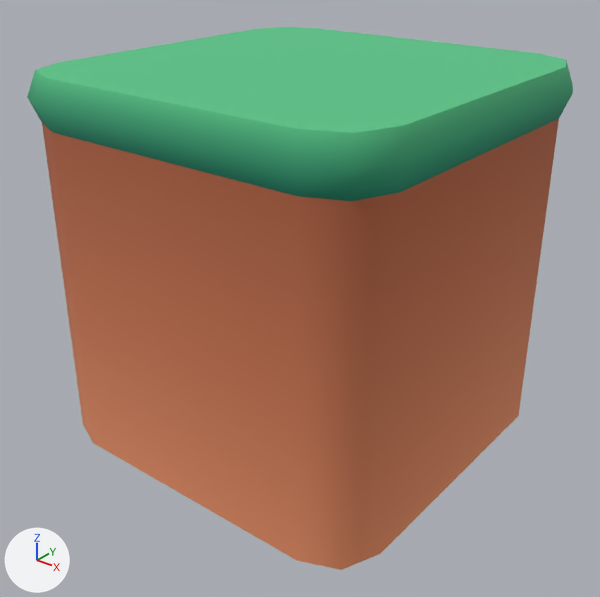
Before and after pictures for a commit that changed the glTF model new-game-project/art/platformer/block-grass-large-tall.glb.
Both versions are drawn from a 50 mm camera at (2.56, -3.26, 2.74) aimed at (0.03, -0.11, 0.79). The lights are fixed; the arrows at lower left show +X, +Y and +Z. The first picture is the older version. Vertices at exactly the same position are counted once.

The first picture shows 'block-grass-large-tall'.
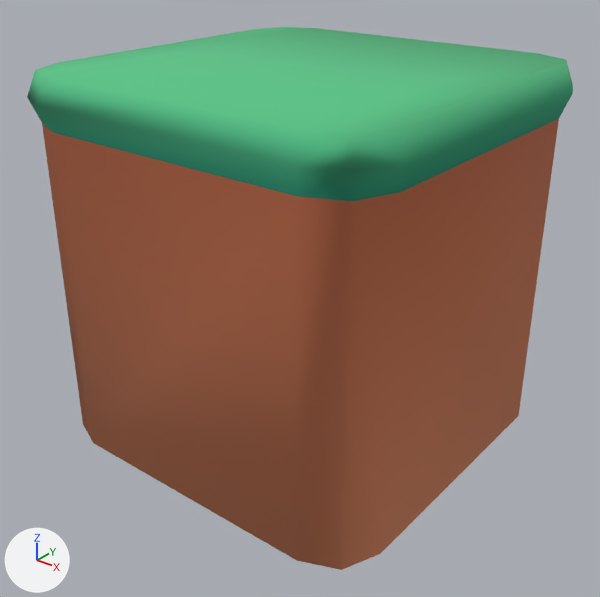
Where the newer file only moved an object's origin or applied its transform, the numbers keep the older frame.

Diff of the bpy script that builds the scene:
```diff
--- a/new-game-project/art/platformer/block-grass-large-tall.glb.py
+++ b/new-game-project/art/platformer/block-grass-large-tall.glb.py
@@ mat_colormap @@
 mat_colormap = bpy.data.materials.new('colormap')
-# nodes: BsdfPrincipled, Mapping, OutputMaterial, TexImage, UVMap
+# nodes: BsdfPrincipled, Mix, OutputMaterial, TexImage, VertexColor
 # uses the picture img_colormap
@@ me_block_grass_large_tall @@
 me_block_grass_large_tall.from_pydata(...)  # 48 vertices, 92 faces; spans x -1.04..1.04, y -1.04..1.04, z 0.0..2.0
 # used by ob_block_grass_large_tall; location = (0.0, 0.0, 0.0)
+# me_block_grass_large_tall part 1: the whole mesh is turned 180 degrees about the z axis through its middle
+# me_block_grass_large_tall part 2: vertex colours changed
 me_block_grass_large_tall.materials.append(mat_colormap)
```

Where the change shows, as pixel boxes [x1, y1, x2, y2] in the pictures (600 x 597 px; the box of a moved part takes in the faces that stretch with it):
'block-grass-large-tall', recoloured, turned: [27, 27, 573, 570] in both
part 1 of me_block_grass_large_tall, moved or reshaped: [27, 27, 571, 570] in both
